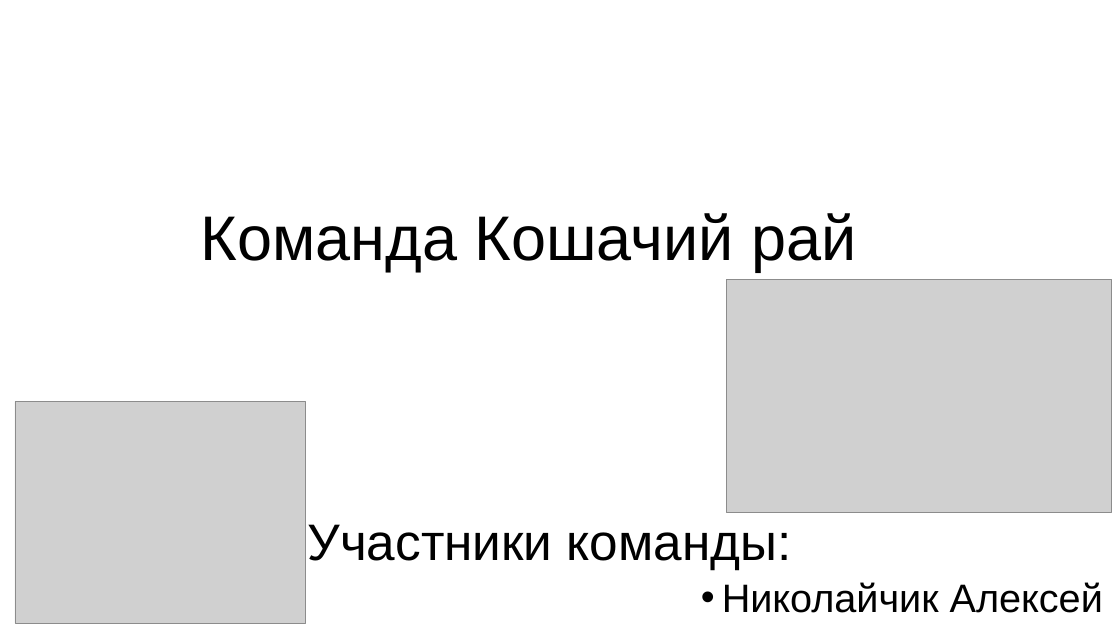
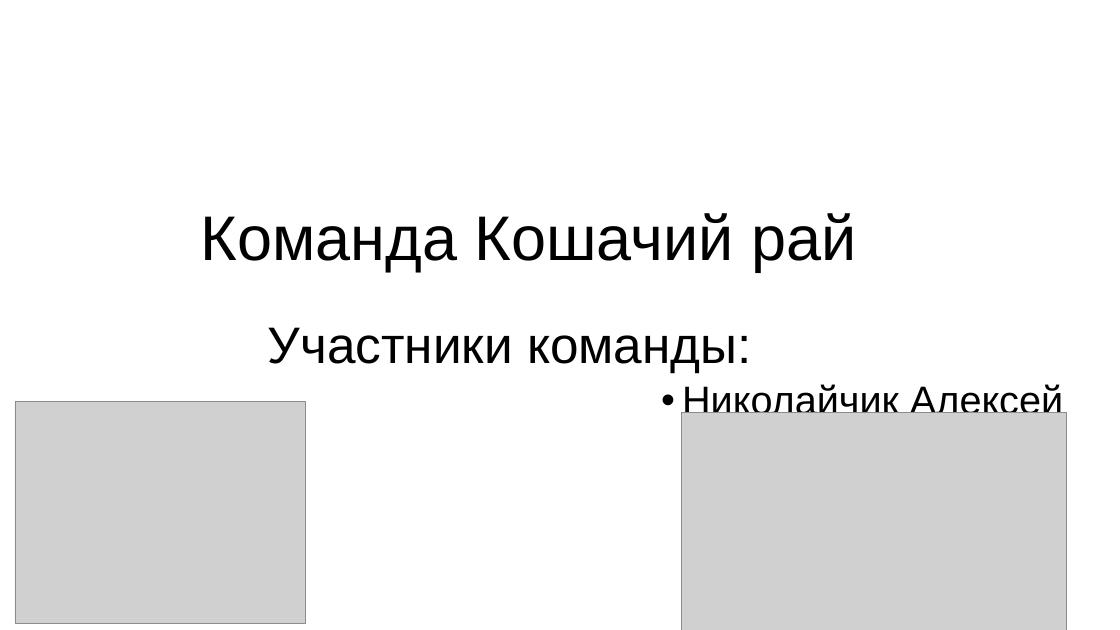
Before and after one commit to comradeoff/trainCat, a slide deck: slide 6 of Презентация.pptx (slide 2 before the commit). Drawn at 1120x630 pixels with LibreOffice and Linux fonts; fonts in the diff are those of the drawing; grey boxes stand for pictures; background and template pictures are left out. Boxes give left, top, right and bottom in pixels: in the first picture for what was removed or moved away, otherwise in the second. Text is boxed around its words. In the diff, an @@ line names an element or a change of style, - is before the commit and + after.

```diff
--- a/Презентация.pptx
+++ b/Презентация.pptx
@@ text "Участники команды:" moved from (x1=307, y1=524, x2=1103, y2=613) to (x1=268, y1=327, x2=1063, y2=413) @@
@@ picture resized from (x1=726, y1=279, x2=1112, y2=513) to (x1=681, y1=413, x2=1067, y2=630) @@
```
Also in this commit, not shown: 2 slides removed, 1 other file.
